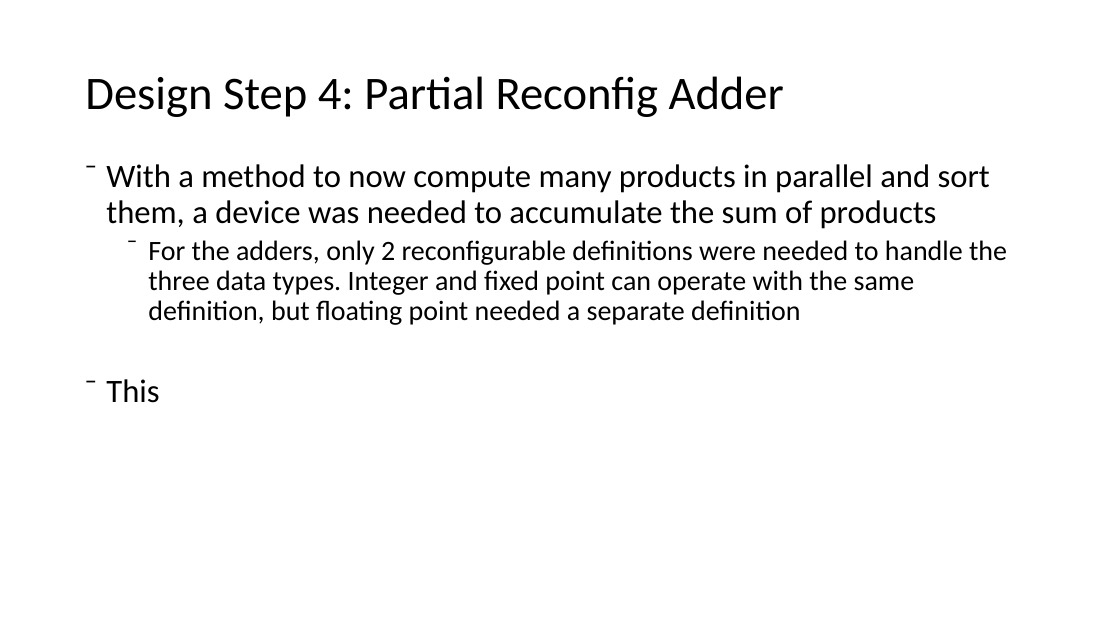
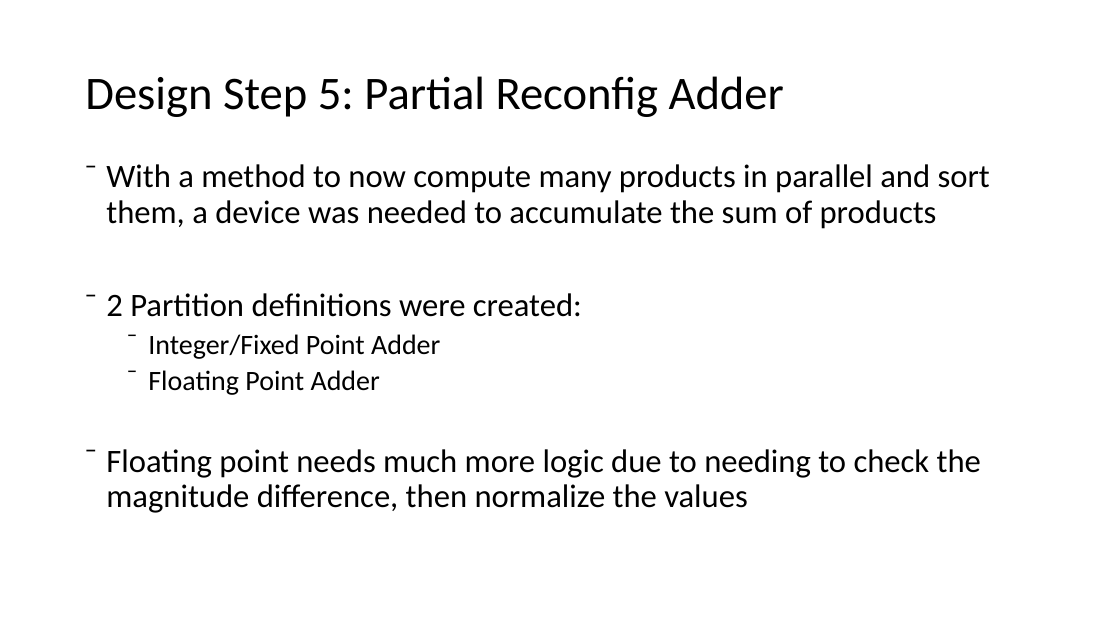
Before and after one commit to monkeyboyfr3sh/ReconHardware, a slide deck: slide 17 of Documents/8_24_2020.pptx. Drawn at 1120x630 pixels with LibreOffice and Linux fonts; fonts in the diff are those of the drawing. Boxes give left, top, right and bottom in pixels: in the first picture for what was removed or moved away, otherwise in the second. Text is boxed around its words. In the diff, an @@ line names an element or a change of style, - is before the commit and + after.

```diff
--- a/Documents/8_24_2020.pptx
+++ b/Documents/8_24_2020.pptx
@@ title at (85, 76, 784, 117): text changed @@
-Design Step 4: Partial Reconfig Adder
+Design Step 5: Partial Reconfig Adder
@@ text at (106, 293, 981, 513): text changed; size 24 to 28 pt @@
-  ⁻ For the adders, only 2 reconfigurable definitions were needed to handle the three data types. Integer and fixed point can operate with the same definition, but floating point needed a separate definition
-⁻ This
+⁻ 2 Partition definitions were created:
+  ⁻ Integer/Fixed Point Adder
+  ⁻ Floating Point Adder
+⁻ Floating point needs much more logic due to needing to check the magnitude difference, then normalize the values
```
Also in this commit, not shown: 5 other slides changed, 1 slide added, 1 other file.
